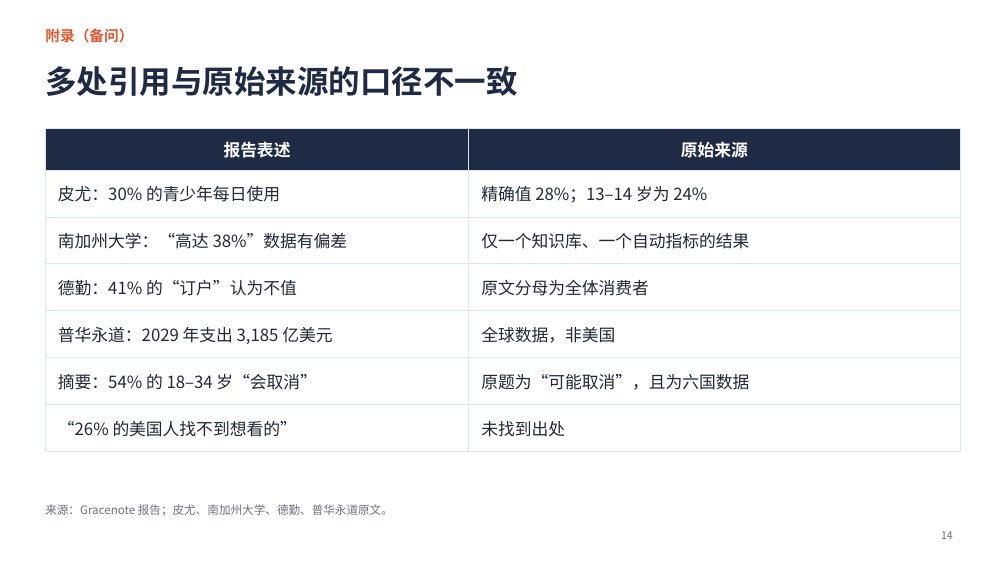
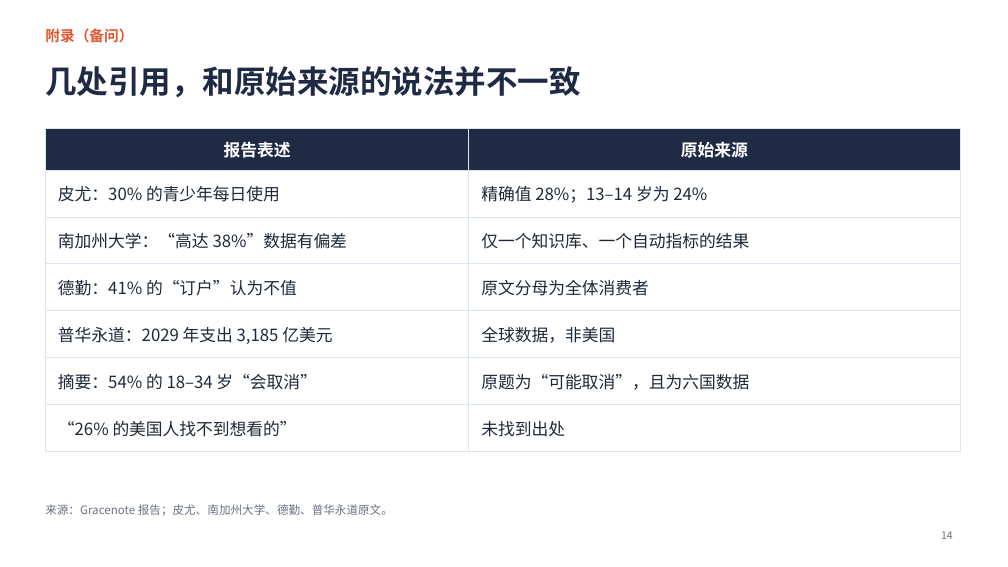
Before and after one commit to jayleo113/ppt, a slide deck: slide 14 of Gracenote报告解读_课堂汇报.pptx. Drawn at 1008x567 pixels with LibreOffice and Linux fonts; fonts in the diff are those of the drawing. Boxes give left, top, right and bottom in pixels: in the first picture for what was removed or moved away, otherwise in the second. Text is boxed around its words. In the diff, an @@ line names an element or a change of style, - is before the commit and + after.

```diff
--- a/Gracenote报告解读_课堂汇报.pptx
+++ b/Gracenote报告解读_课堂汇报.pptx
@@ title at box(45, 66, 580, 97): text changed @@
-多处引用与原始来源的口径不一致
+几处引用，和原始来源的说法并不一致
```
Also in this commit, not shown: 12 other slides changed, 4 other files.
